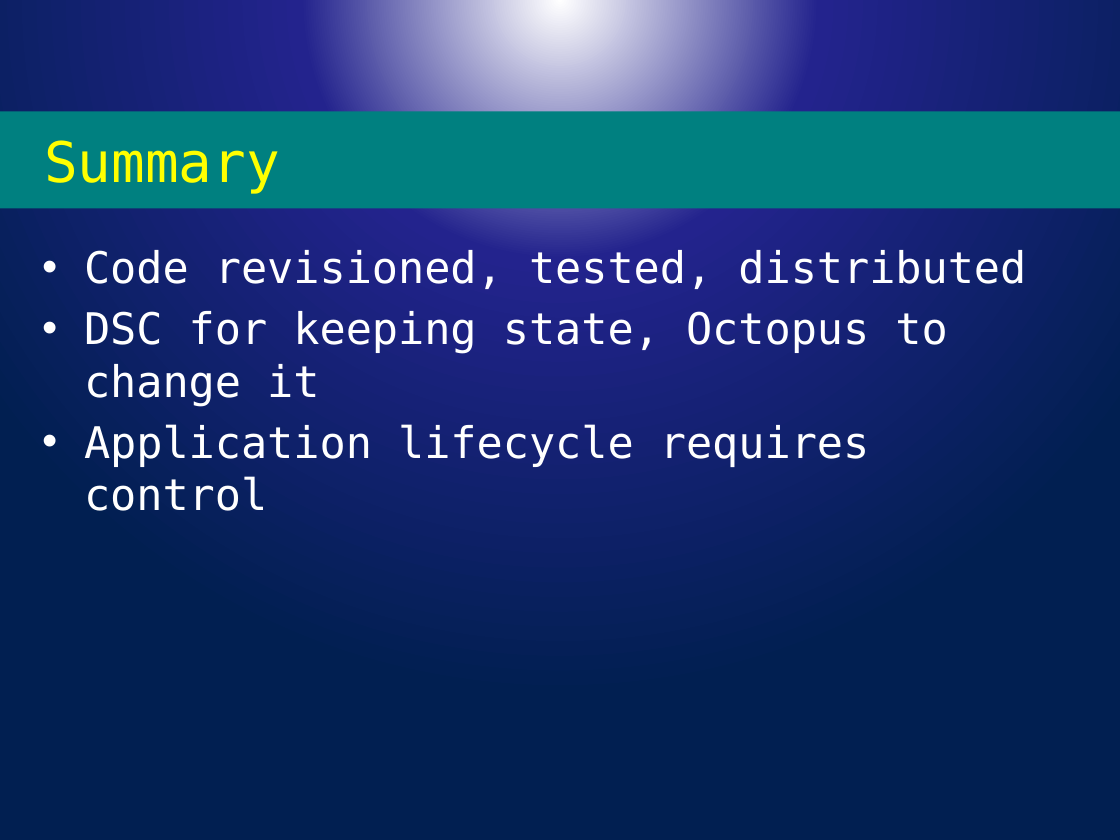
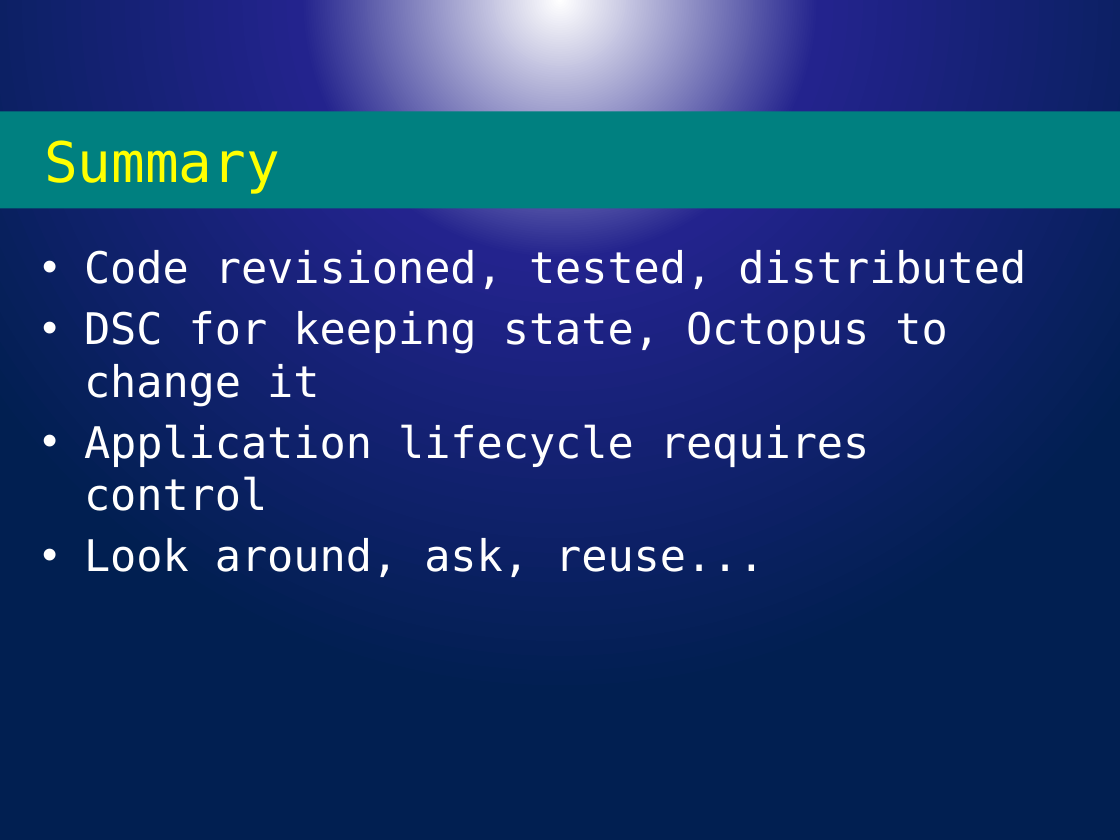
Before and after one commit to psconfeu/2016, a slide deck: slide 8 of Bartek Bielawski/DscOctopus/DSC and Octopus.pptx. Drawn at 1120x840 pixels with LibreOffice and Linux fonts; fonts in the diff are those of the drawing; background and template pictures are left out. Boxes give left, top, right and bottom in pixels: in the first picture for what was removed or moved away, otherwise in the second. Text is boxed around its words. In the diff, an @@ line names an element or a change of style, - is before the commit and + after.

```diff
--- a/Bartek Bielawski/DscOctopus/DSC and Octopus.pptx
+++ b/Bartek Bielawski/DscOctopus/DSC and Octopus.pptx
@@ text at (84,538,764,577): paragraph added @@
+• Look around, ask, reuse...
```
Also in this commit, not shown: 1 other slide changed.
